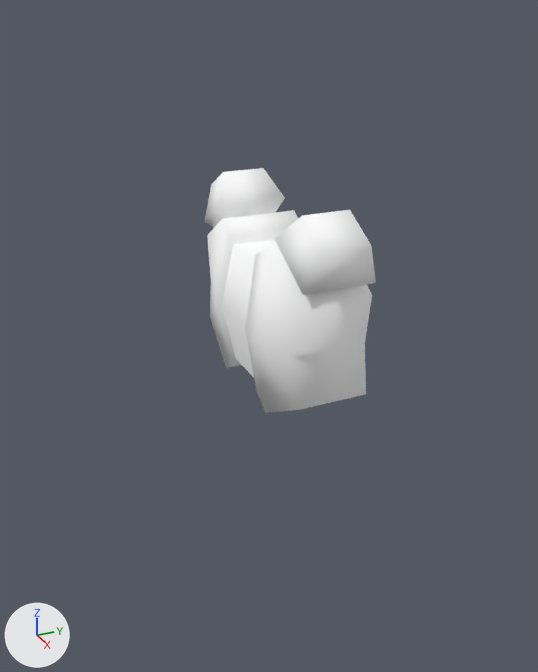
One commit to the OBJ model Assets/Art/Nova1492/GXConverted/Models/Effects/CombatEffects/datan_common__up_263f9816.obj: the scene before it, then after it.
Both versions are drawn from a 50 mm lens placed at (1.131, -0.531, 0.481), pointed at (0.043, -0.042, -0.063). Every picture has the same lights, and +X, +Y and +Z are marked at lower left. The first picture is the older version. Where no turn or scale is listed for an object, it has been applied to the vertices.

Names of what the first picture shows: 'datan_common__up_263f9816'.
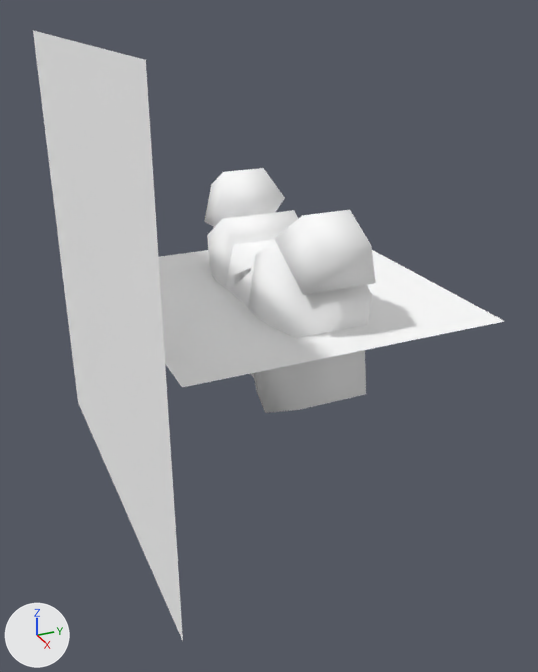
What differs and where, as boxes (x1, y1, x2, y2) in the pictures (538 x 672 px):
'datan_common__up_263f9816_mesh05', added
    after: (33, 30, 183, 641)
'datan_common__up_263f9816_mesh06', added
    after: (158, 250, 504, 387)
'datan_common__up_263f9816_mesh03', added (mostly hidden)
    after: (234, 268, 251, 285)

Edits to the bpy script that builds the scene:
```text
Add me_datan_common__up_263f9816_mesh06:
    me_datan_common__up_263f9816_mesh06.from_pydata([(-0.274, -0.274, 0.0), (0.274, -0.274, 0.0), (0.274, 0.274, 0.0), (-0.274, 0.274, 0.0)], [], [(0, 1, 2), (2, 3, 0)])
    me_datan_common__up_263f9816_mesh06.materials.append(mat_datan_common__up_263f9816)  # its picture is missing
Add me_datan_common__up_263f9816_mesh05:
    me_datan_common__up_263f9816_mesh05.from_pydata([(-0.372, -0.322, 0.028), (0.372, -0.322, 0.028), (0.372, -0.322, 0.423), (-0.372, -0.322, 0.423), (-0.372, -0.323, -0.347), (0.372, -0.323, -0.347)], [], [(0, 1, 2), (2, 3, 0), (1, 0, 4), (4, 5, 1)])
    me_datan_common__up_263f9816_mesh05.materials.append(mat_datan_common__up_263f9816)  # its picture is missing
Add me_datan_common__up_263f9816_mesh03:
    me_datan_common__up_263f9816_mesh03.from_pydata([(0.032, -0.071, -0.063), (0.032, 0.071, -0.063), (0.032, 0.071, 0.063), (0.032, -0.071, 0.063), (-0.018, 0.081, -0.036), (-0.018, 0.081, 0.036), (-0.018, -0.081, 0.036), (-0.018, -0.081, -0.036)], [], [(0, 1, 2), (2, 3, 0), (4, 5, 2), (2, 1, 4), (6, 7, 0), (0, 3, 6)])
    me_datan_common__up_263f9816_mesh03.materials.append(mat_datan_common__up_263f9816)  # its picture is missing
Add ob_datan_common__up_263f9816_mesh06:
    ob_datan_common__up_263f9816_mesh06 = bpy.data.objects.new('datan_common__up_263f9816_mesh06', me_datan_common__up_263f9816_mesh06)
    ob_datan_common__up_263f9816_mesh06.location = (0.0, 0.0, 0.0)
Add ob_datan_common__up_263f9816_mesh05:
    ob_datan_common__up_263f9816_mesh05 = bpy.data.objects.new('datan_common__up_263f9816_mesh05', me_datan_common__up_263f9816_mesh05)
    ob_datan_common__up_263f9816_mesh05.location = (0.0, 0.0, 0.0)
Add ob_datan_common__up_263f9816_mesh03:
    ob_datan_common__up_263f9816_mesh03 = bpy.data.objects.new('datan_common__up_263f9816_mesh03', me_datan_common__up_263f9816_mesh03)
    ob_datan_common__up_263f9816_mesh03.location = (0.0, 0.0, 0.0)
```
